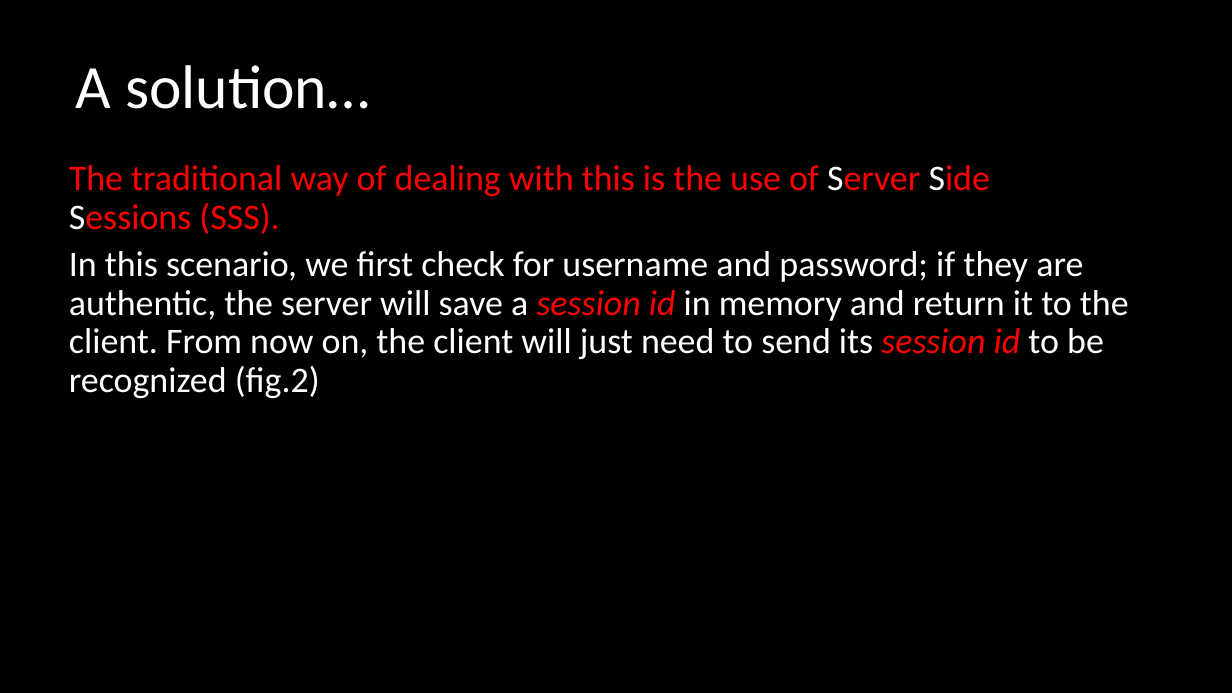
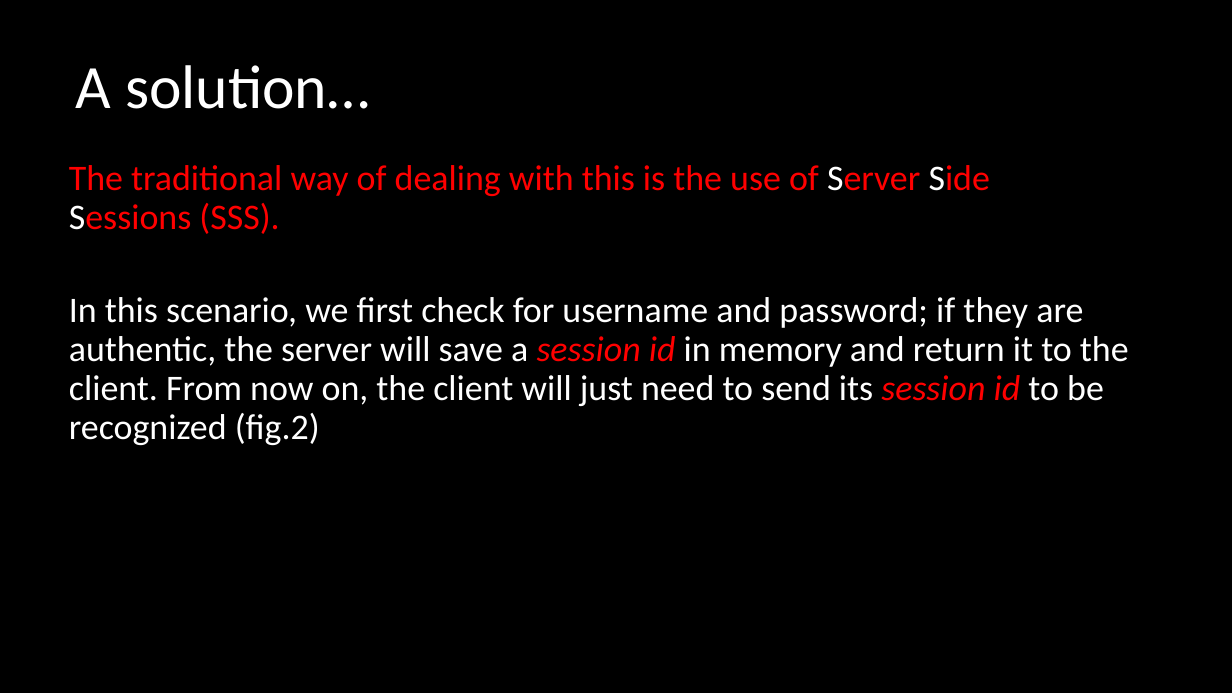
Before and after one commit to asafnaory/nestjs-course, a slide deck: slide 12 of presentations/lecture_jwt.pptx (slide 8 before the commit). Drawn at 1232x693 pixels with LibreOffice and Linux fonts; fonts in the diff are those of the drawing. Boxes give left, top, right and bottom in pixels: in the first picture for what was removed or moved away, otherwise in the second. Text is boxed around its words. In the diff, an @@ line names an element or a change of style, - is before the commit and + after.

Commit message:
update presentation

```diff
--- a/presentations/lecture_jwt.pptx
+++ b/presentations/lecture_jwt.pptx
@@ text "The traditional way of dealing ..." rewrapped from (69, 165, 1129, 398) to (69, 165, 1129, 445) @@
```
Also in this commit, not shown: 4 slides added, 3 other files.
